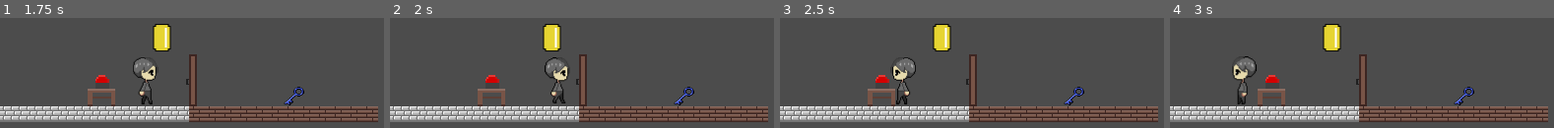
Above: before the commit, frames 1-4 (left to right).
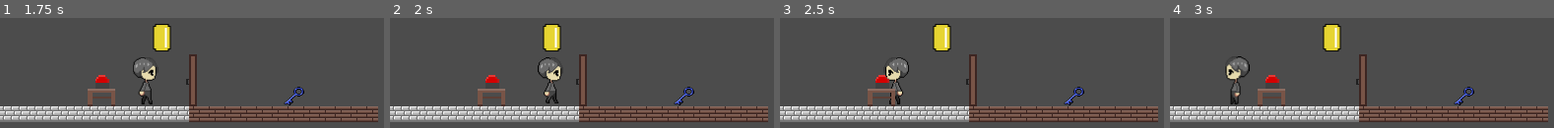
Above: after the commit, the same moments.

Repository: bkuon/Reverie
Game: Godot game, scene res://world.tscn
Two runs of this game, one before a commit and one after it. Both use one fixed random seed, a clock stepped at 60 frames per second and the inputs below.
Inputs:
- Up to frame 1 (1.75 s): tap Enter at 0.5 s; hold Right (ui_right) from 0.53 s (still down); tap Z at 0.6, 1.35 s
- Up to frame 2 (2 s): keep holding Right (ui_right)
- Up to frame 3 (2.5 s): release Right (ui_right) at 2.03 s; hold Left (ui_left) from 2.03 s (still down); tap Z at 2.1 s
- Up to frame 4 (3 s): keep holding Left (ui_left); tap Z at 2.85 s

Frame 1 is identical in both runs. In frame 2, 1.5% of the frame differs, in the area x 38-47%, y 35-78%; in frame 3, 1.5%; in frame 4, 1.6%, in the area x 14-23%, y 34-79%.

Commit message:
Trying to fix

Diff:
--- a/world.tscn
+++ b/world.tscn
@@ -36,9 +36,6 @@
 
 [sub_resource type="RectangleShape2D" id=3]
 extents = Vector2( 16.5859, 10.0336 )
-
-[sub_resource type="RectangleShape2D" id=8]
-extents = Vector2( 8.93102, 27.976 )
 
 [sub_resource type="RectangleShape2D" id=4]
 extents = Vector2( 16.2286, 25.9858 )
